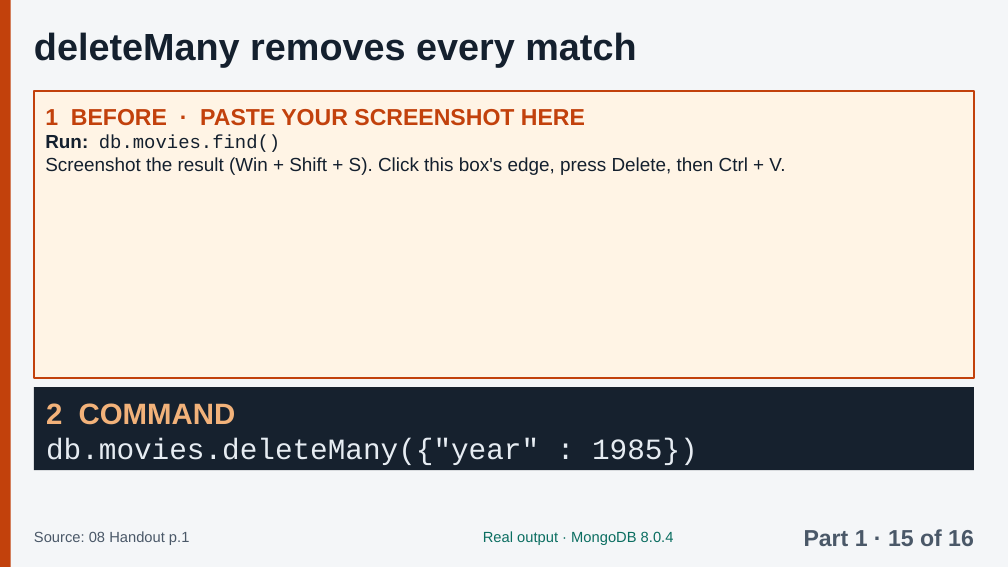
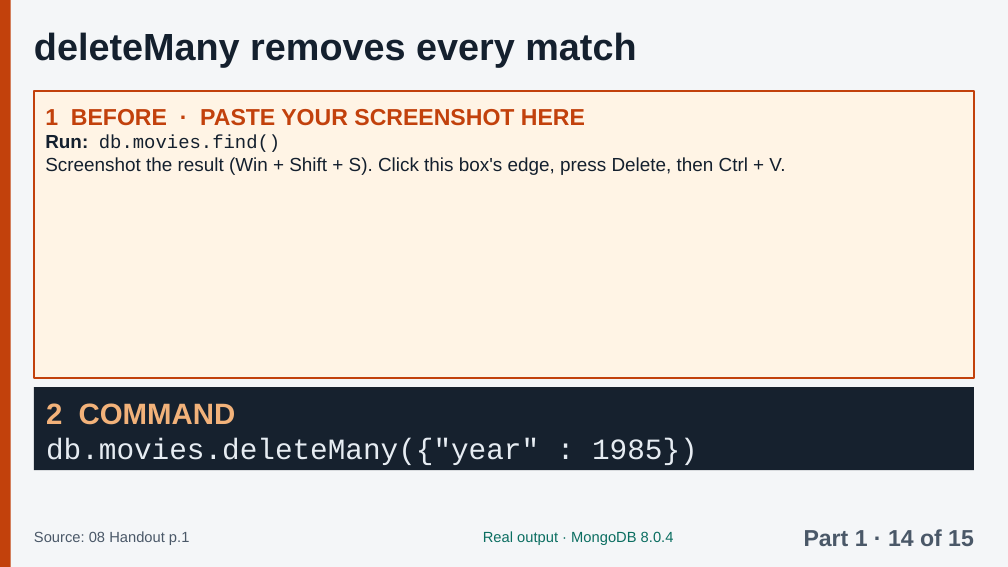
Before and after one commit to Tiredicey/ADBS, a slide deck: slide 17 of 02_GROUP_DECK/ADBS_GROUP_DECK.pptx (slide 20 before the commit). Drawn at 1008x567 pixels with LibreOffice and Linux fonts; fonts in the diff are those of the drawing. Boxes give left, top, right and bottom in pixels: in the first picture for what was removed or moved away, otherwise in the second. Text is boxed around its words. In the diff, an @@ line names an element or a change of style, - is before the commit and + after.

```diff
--- a/02_GROUP_DECK/ADBS_GROUP_DECK.pptx
+++ b/02_GROUP_DECK/ADBS_GROUP_DECK.pptx
@@ text at <box>804,529,974,546</box>: text changed @@
-Part 1 · 15 of 16
+Part 1 · 14 of 15
```
Also in this commit, not shown: 32 other slides changed, 4 slides removed, 3 other files.
